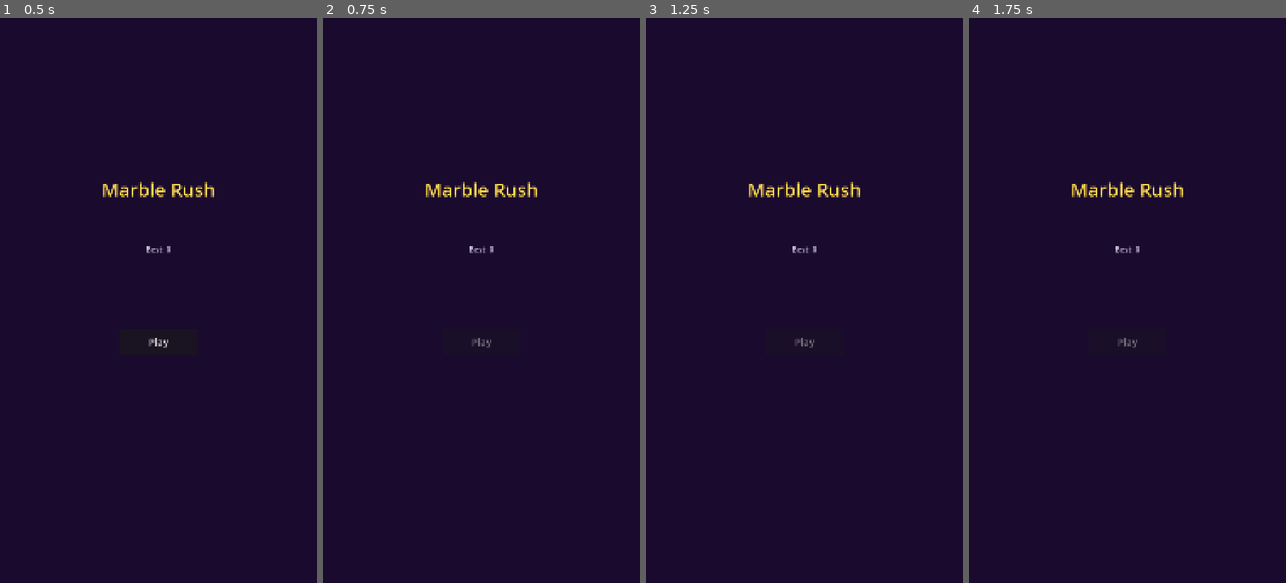
Above: before the commit, frames 1-4 (left to right).
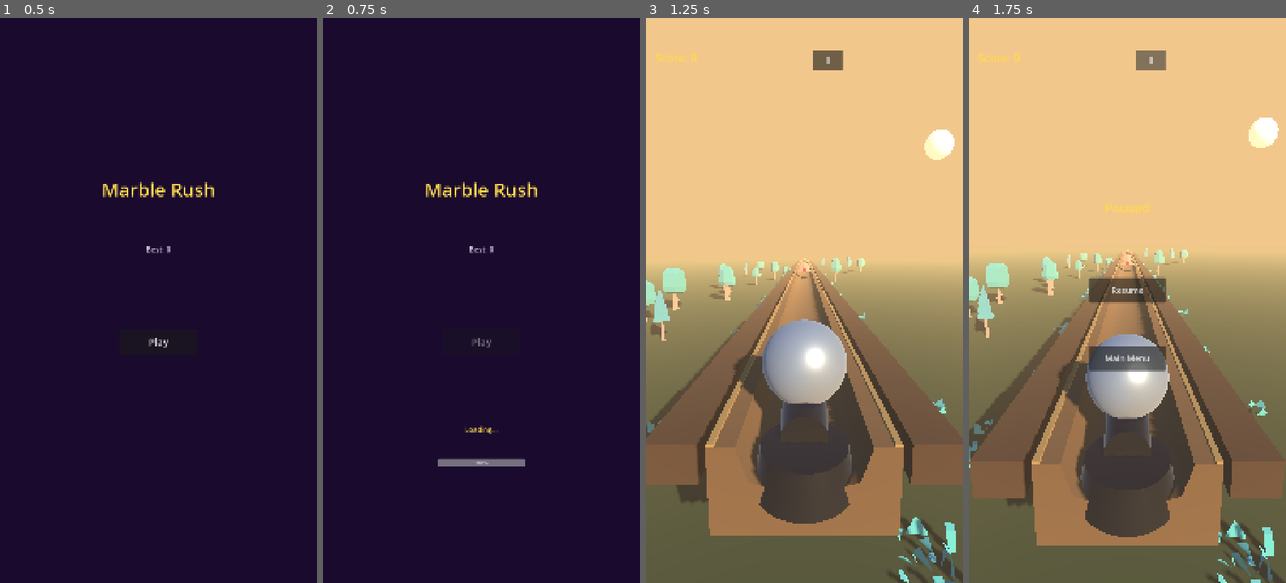
Above: after the commit, the same moments.

Repository: Ebrahassad/marble-rush
Game: Godot game, scene res://scenes/MainMenu.tscn
The game is run twice, just before and just after one commit, with the same random seed, the same clock (stepped at 60 frames per second) and the same inputs.
Inputs (mouse positions are in pixels of both pictures, inside the frame that each line leads up to):
- Up to frame 1 (0.5 s): no input
- Up to frame 2 (0.75 s): click "Play" at 0.5 s
- Up to frame 3 (1.25 s): no input
- Up to frame 4 (1.75 s): click (1149, 57) at 1.25 s, where only the run after the commit has a clickable "II"

Frame 1 is identical in both runs. In frame 2, 0.5% of the frame differs, in the area x 36-64%, y 72-80%; in frame 3, 100%, in the area x 0-100%, y 0-100%; in frame 4, 100%.
Error before the commit: Invalid assignment of property or key 'visible' with value of type 'bool' on a base object of type 'null instance'. (res://scripts/main_menu.gd:9)
Error after the commit: Cannot call method 'change_scene_to_packed' on a null value. (res://scripts/main_menu.gd:35)

Commit message:
Fix missing LoadingPanel/LoadingBar nodes in MainMenu.tscn that crashed the Play button

Diff:
--- a/scenes/MainMenu.tscn
+++ b/scenes/MainMenu.tscn
@@ -48,4 +48,33 @@
 theme_override_font_sizes/font_size = 34
 text = "Play"
 
+[node name="LoadingPanel" type="Control" parent="."]
+anchor_right = 1.0
+anchor_bottom = 1.0
+visible = false
+
+[node name="LoadingLabel" type="Label" parent="LoadingPanel"]
+anchor_left = 0.5
+anchor_top = 0.72
+anchor_right = 0.5
+anchor_bottom = 0.72
+offset_left = -100.0
+offset_right = 100.0
+horizontal_alignment = 1
+theme_override_font_sizes/font_size = 24
+theme_override_colors/font_color = Color(1, 0.85, 0.3, 1)
+text = "Loading..."
+
+[node name="LoadingBar" type="ProgressBar" parent="LoadingPanel"]
+anchor_left = 0.5
+anchor_top = 0.78
+anchor_right = 0.5
+anchor_bottom = 0.78
+offset_left = -150.0
+offset_right = 150.0
+offset_top = 0.0
+offset_bottom = 24.0
+max_value = 100.0
+value = 0.0
+
 [connection signal="pressed" from="PlayButton" to="." method="_on_play_pressed"]
